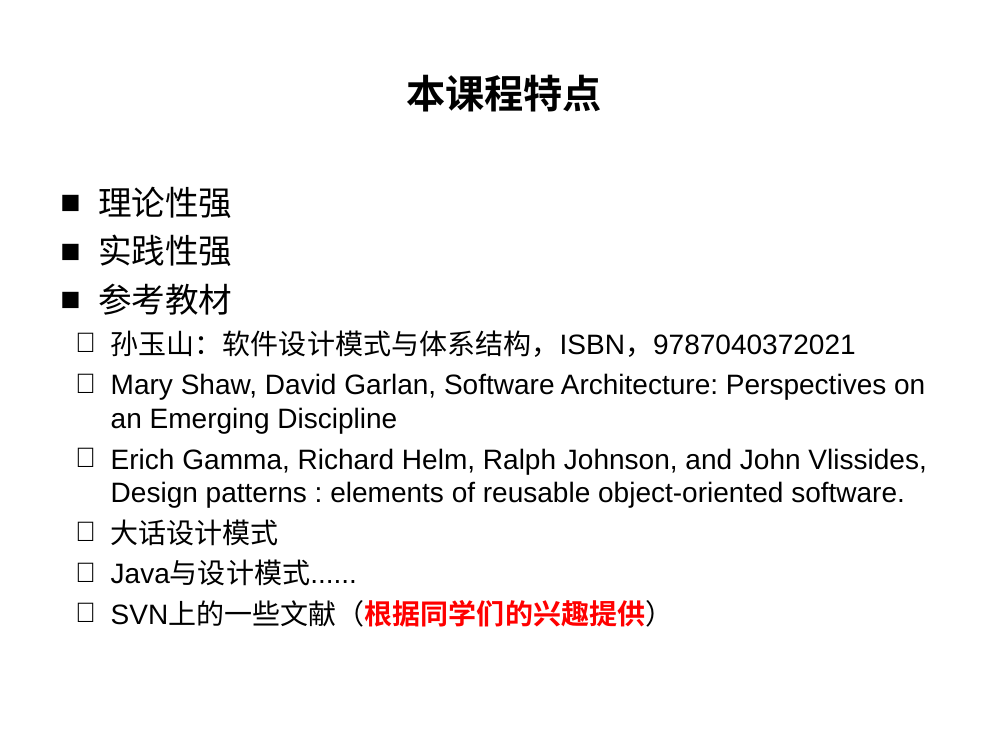
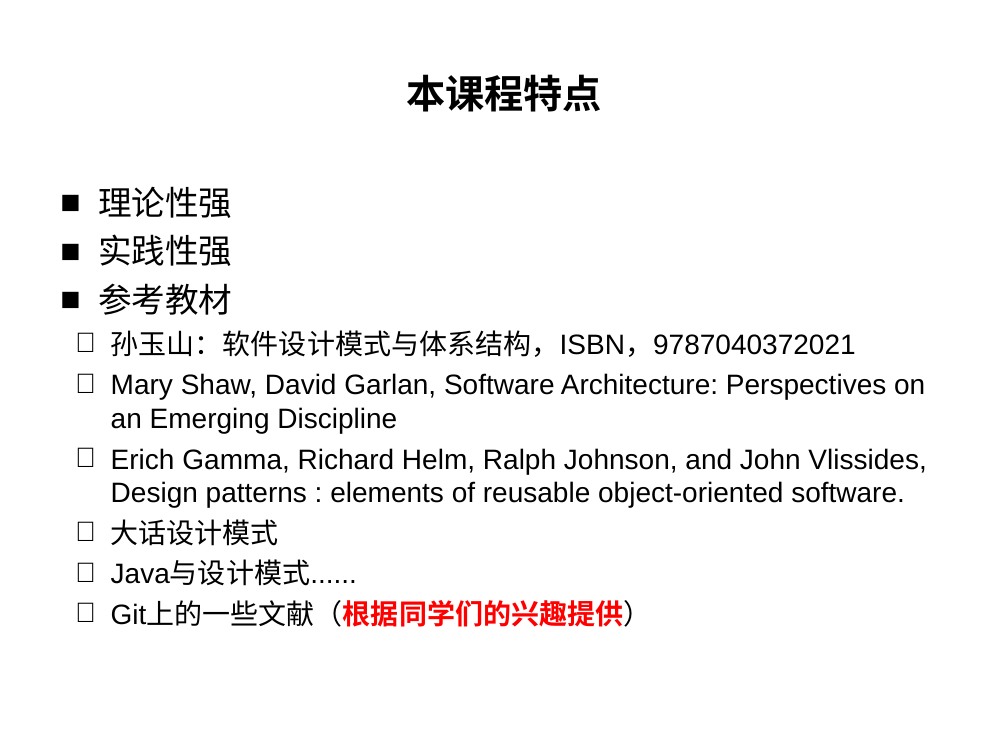
Before and after one commit to liangshanhero/sa, a slide deck: slide 3 of sa/文档/2019 软件体系结构（00）：教学说明.ppt. Drawn at 1008x756 pixels with LibreOffice and Linux fonts; fonts in the diff are those of the drawing; background and template pictures are left out. Boxes give left, top, right and bottom in pixels: in the first picture for what was removed or moved away, otherwise in the second. Text is boxed around its words. In the diff, an @@ line names an element or a change of style, - is before the commit and + after.

```diff
--- a/sa/文档/2019 软件体系结构（00）：教学说明.ppt
+++ b/sa/文档/2019 软件体系结构（00）：教学说明.ppt
@@ text at (111,602,652,627): text changed @@
-   SVN上的一些文献（根据同学们的兴趣提供）
+   Git上的一些文献（根据同学们的兴趣提供）
```
Also in this commit, not shown: 2 other slides changed, 2 other files.
